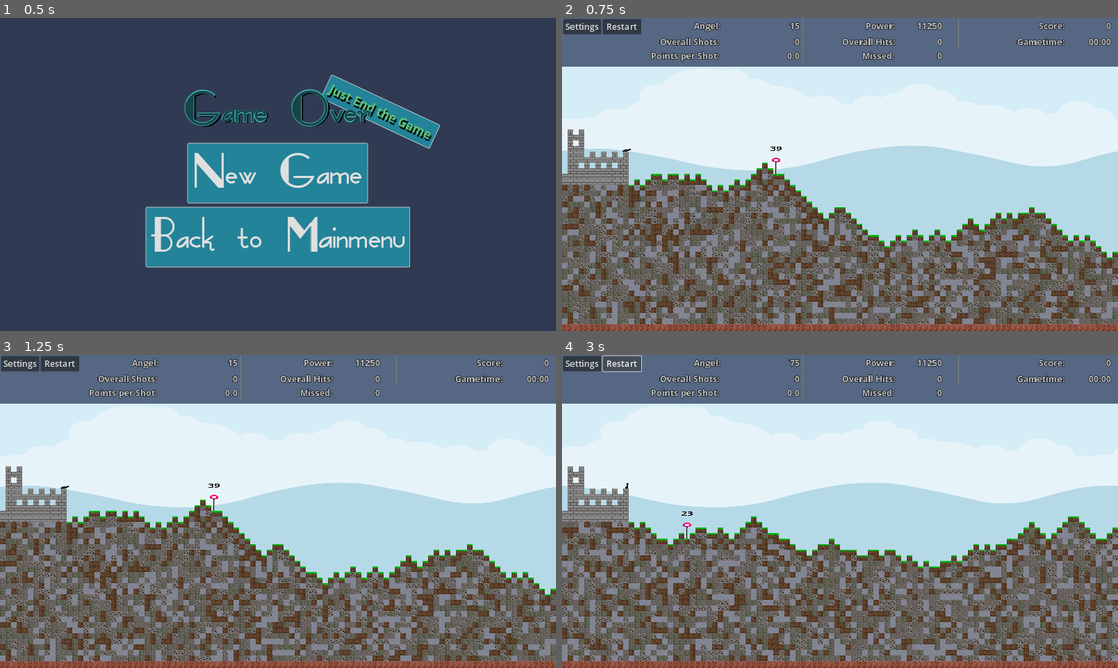
Above: before the commit, frames 1-4 (two rows, left to right).
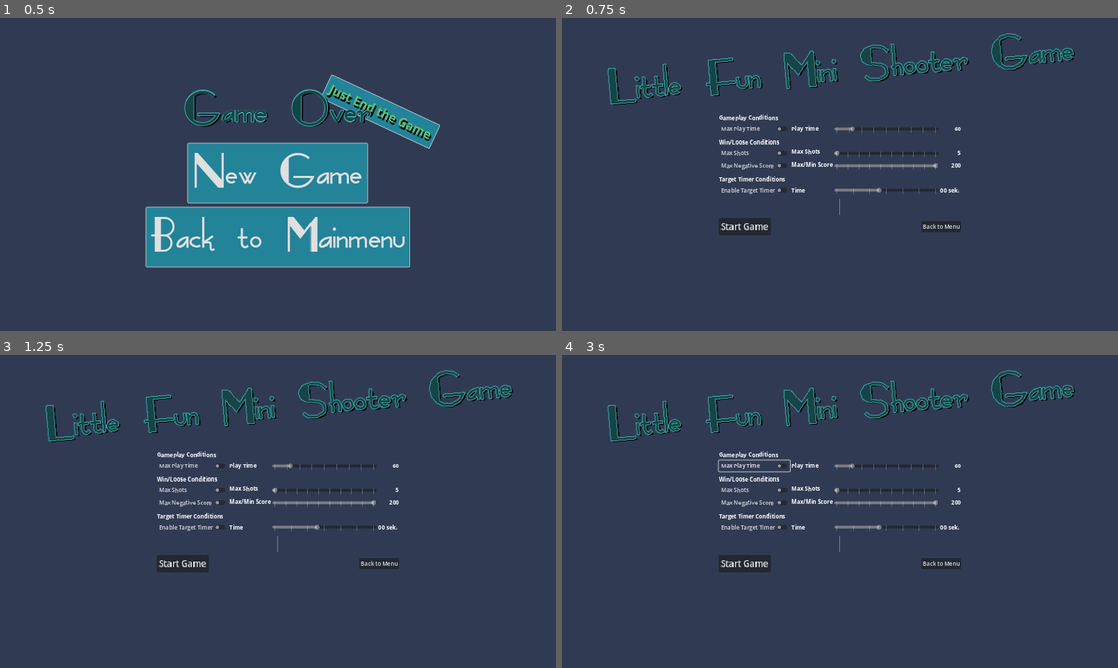
Above: after the commit, the same moments.

Repository: Coding-4Fun/Just4Fun_Mini_Shootergame
Game: Godot game, scene res://UI/GameEndDialog/GameEndDialog.tscn
Same seed, same stepped clock (60 frames per second), same inputs: the game is played once before the commit and once after it. This scene is started directly instead of the project's main scene.
Inputs (mouse positions are in pixels of both pictures, inside the frame that each line leads up to):
- Up to frame 1 (0.5 s): no input
- Up to frame 2 (0.75 s): click "New Game" at 0.5 s
- Up to frame 3 (1.25 s): no input
- Up to frame 4 (3 s): click (756, 464) at 1.25 s, where only the run after the commit has a clickable "Max Play Time"; click (756, 464) at 2 s, where only the run after the commit has a clickable "Max Play Time"; click (623, 364) at 2.75 s, where only the run before the commit has a clickable "Restart"

Frame 1 is identical in both runs. In frame 2, 99% of the frame differs, in the area x 0-100%, y 0-100%; in frame 3, 99%; in frame 4, 99%.

Commit message:
Chg: on Game Over, new game switch to gamesettings instead of MainGame Scene

Diff:
--- a/UI/GameEndDialog/GameEndDialog.gd
+++ b/UI/GameEndDialog/GameEndDialog.gd
@@ -32,7 +32,8 @@
 
 
 func _on_buttNewGame_pressed() -> void:
-	if get_tree().change_scene_to_packed(Preloads.MainGameScene) != OK:
+	#if get_tree().change_scene_to_packed(Preloads.MainGameScene) != OK:
+	if get_tree().change_scene_to_packed(Preloads.GameSettingsScene) != OK:
 		print("Error: change_scene_to()::buttPlay")
 	pass # Replace with function body.
 
